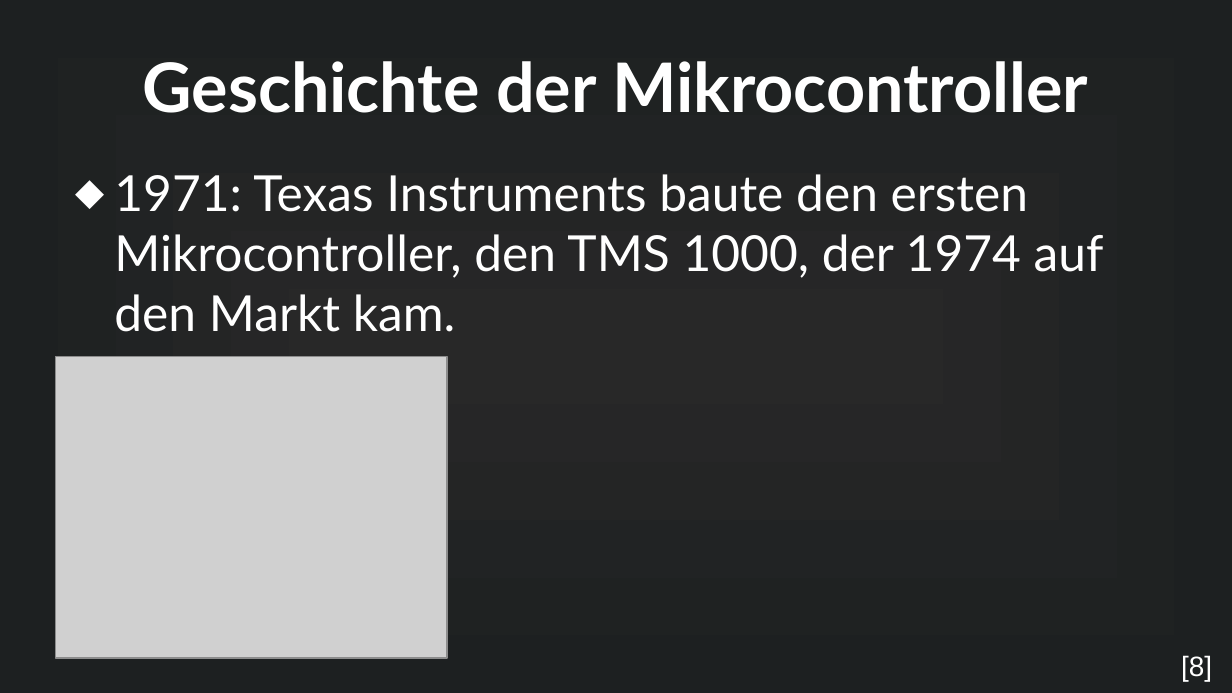
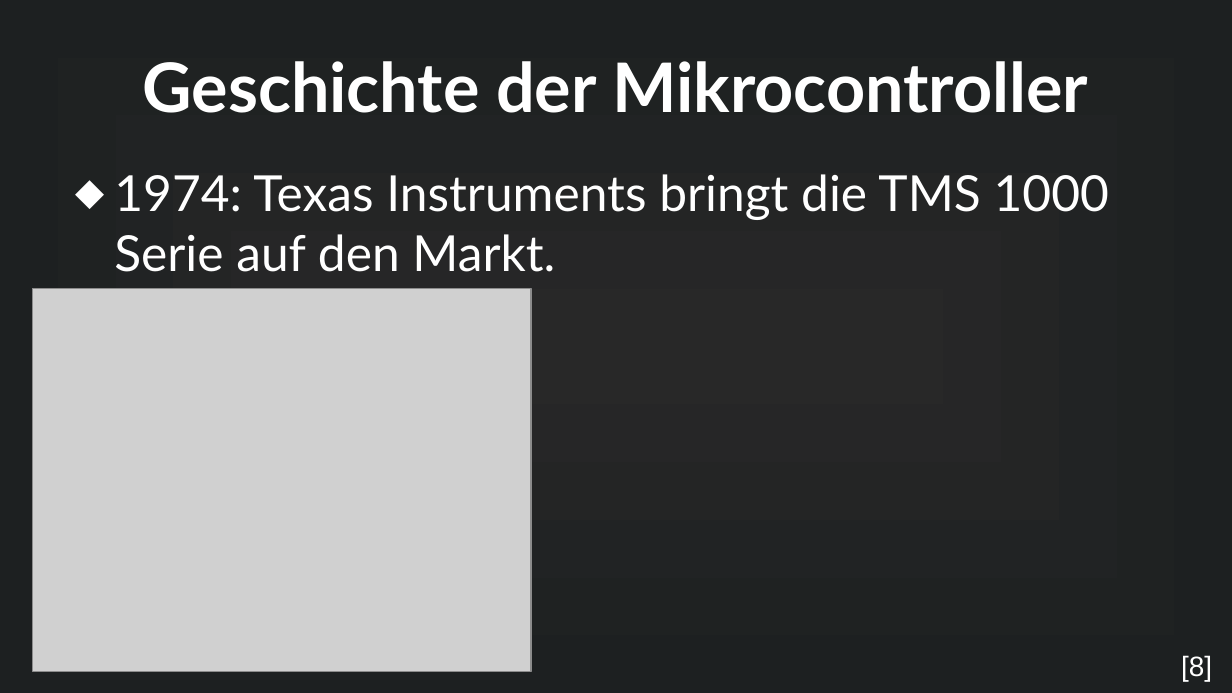
Before and after one commit to MuffinKran24/IMP_GFS, a slide deck: slide 7 of Mikrocontroller_GFS.odp (slide 6 before the commit). Drawn at 1232x693 pixels with LibreOffice and Linux fonts; fonts in the diff are those of the drawing; grey boxes stand for pictures. Boxes give left, top, right and bottom in pixels: in the first picture for what was removed or moved away, otherwise in the second. Text is boxed around its words. In the diff, an @@ line names an element or a change of style, - is before the commit and + after.

```diff
--- a/Mikrocontroller_GFS.odp
+++ b/Mikrocontroller_GFS.odp
@@ text at [114, 174, 1109, 272]: text changed @@
-⬥ 1971: Texas Instruments baute den ersten Mikrocontroller, den TMS 1000, der 1974 auf den Markt kam.
+⬥ 1974: Texas Instruments bringt die TMS 1000 Serie auf den Markt.
@@ picture: place and size @@
-picture at [56, 357, 447, 657]
+picture at [32, 288, 531, 672]
```
Also in this commit, not shown: 1 slide added, 2 other files.
